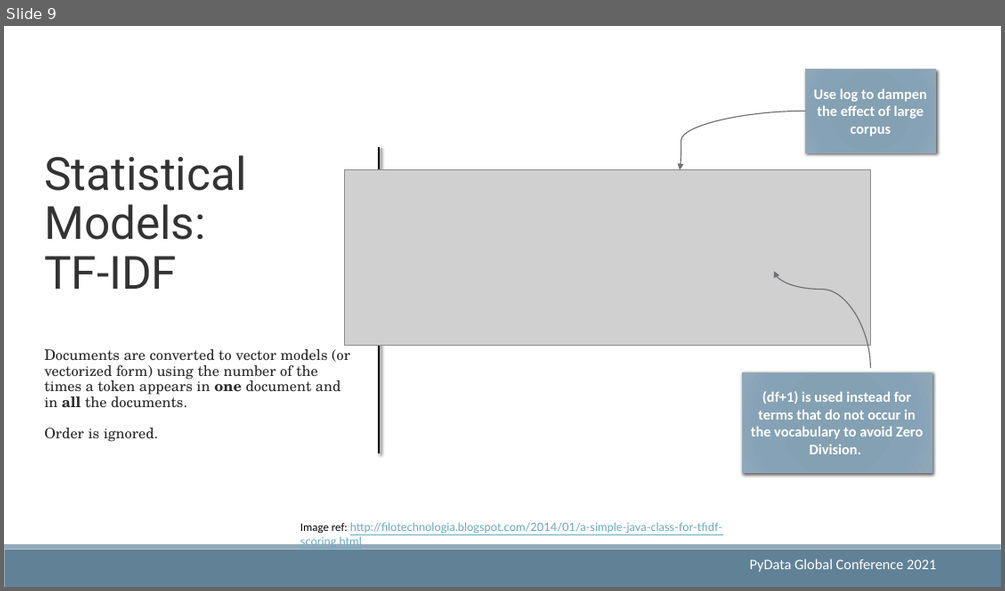
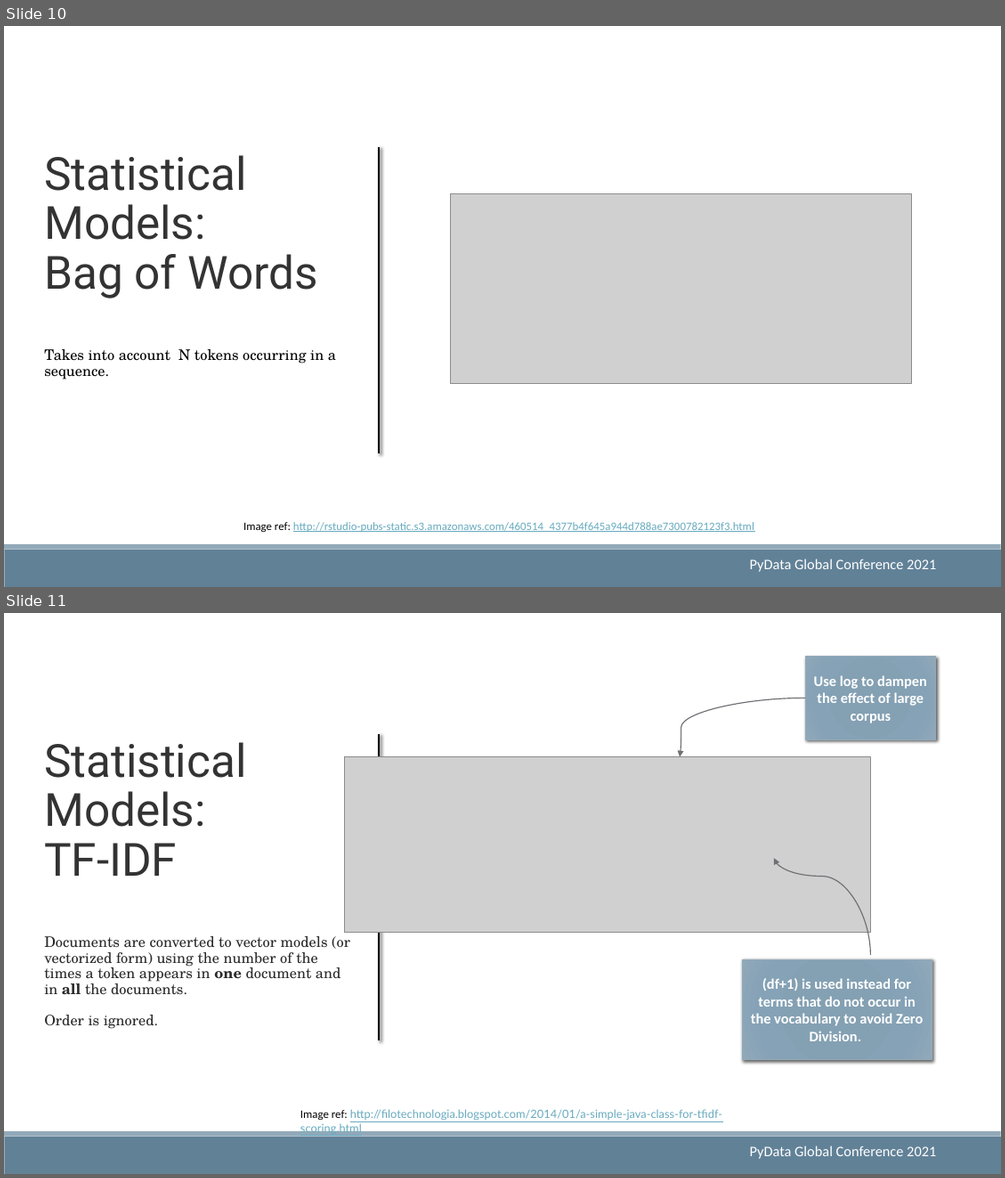
Before and after one commit to royn5618/Talks_Resources, a slide deck: PyDataGlobal2021/Getting Started with Text Classification.pptx. Shown one above the other, each under a label of ours: slide 9 before the commit, slides 10 and 11 after it. The pictures are 1005x591 and 1005x1178 pixels, drawn with LibreOffice and Linux fonts; fonts in the diff are those of the drawing; grey boxes stand for pictures. Boxes give left, top, right and bottom in pixels: in the first picture for what was removed or moved away, otherwise in the second. Text is boxed around its words. In the diff, an @@ line names an element or a change of style, - is before the commit and + after.

```diff
--- a/PyDataGlobal2021/Getting Started with Text Classification.pptx
+++ b/PyDataGlobal2021/Getting Started with Text Classification.pptx
@@ slide 10 added at box(4, 26, 1001, 587), background #FFFFFF; not listed: 2 template elements that a slide beside it also shows @@
@@ text added at box(44, 155, 336, 379), 14 pt, text #000000 @@
+Statistical
+Models:
+Bag of Words
+Takes into account N tokens occurring in a sequence.
@@ line added from (380, 147) to (380, 454), #000000 2 pt @@
@@ picture added at box(451, 193, 912, 384) @@
@@ text added at box(243, 522, 754, 532), 11 pt, text #67AABF, underline @@
+Image ref: http://rstudio-pubs-static.s3.amazonaws.com/460514_4377b4f645a944d788ae7300782123f3.html
@@ text added at box(750, 558, 936, 572), 14 pt, text #FFFFFF @@
+PyData Global Conference 2021
@@ what was slide 9 is now slide 11 @@
```
Also in this commit, not shown: 1 slide changed, 1 other slide added, 2 other files.
